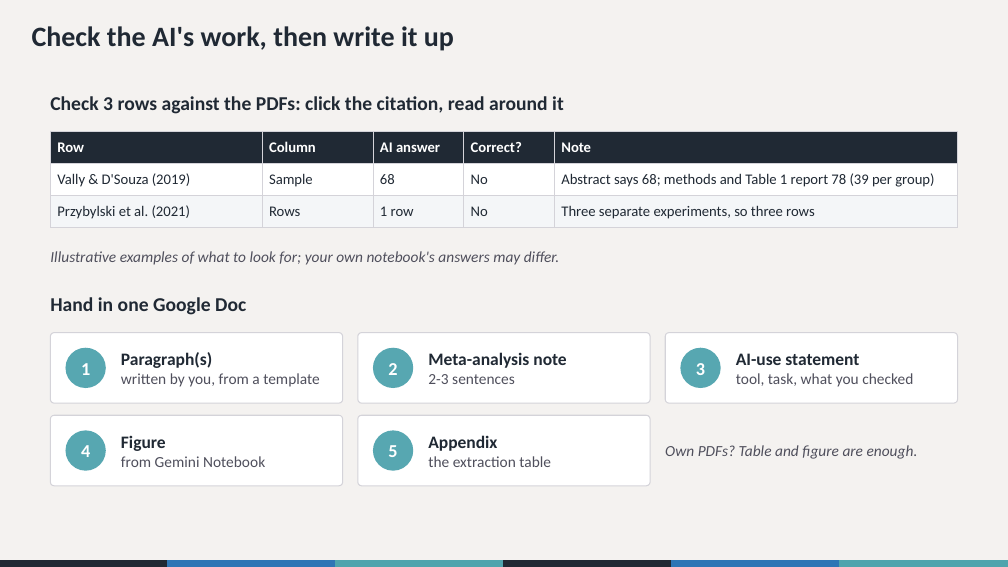
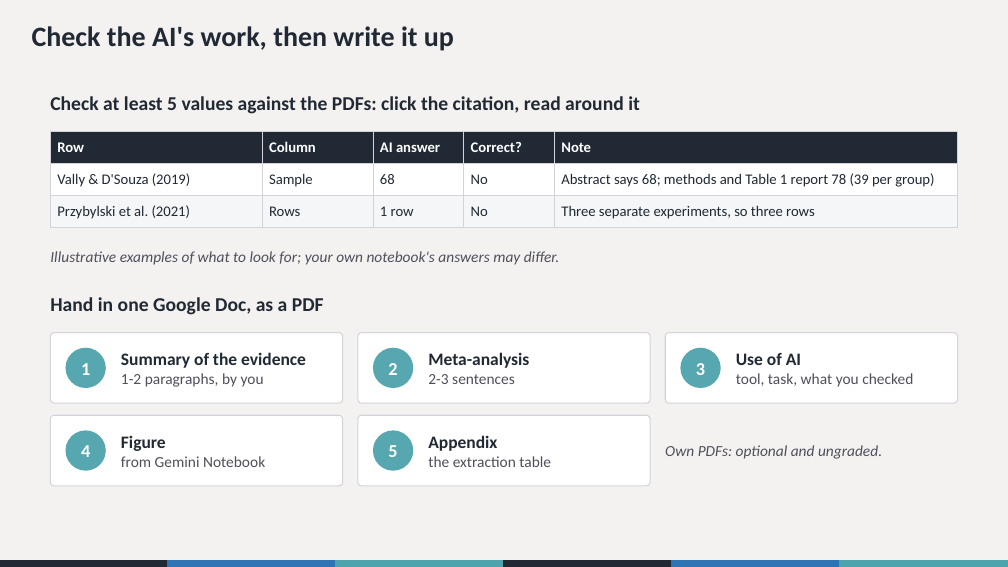
Before and after one commit to the-graph-courses/aiw_2026_t3_materials, a slide deck: slide 16 of week_03_workshop/aiw_workshop_03_slides.pptx. Drawn at 1008x567 pixels with LibreOffice and Linux fonts; fonts in the diff are those of the drawing. Boxes give left, top, right and bottom in pixels: in the first picture for what was removed or moved away, otherwise in the second. Text is boxed around its words. In the diff, an @@ line names an element or a change of style, - is before the commit and + after.

```diff
--- a/week_03_workshop/aiw_workshop_03_slides.pptx
+++ b/week_03_workshop/aiw_workshop_03_slides.pptx
@@ text at (x1=50, y1=96, x2=640, y2=114): text changed @@
-Check 3 rows against the PDFs: click the citation, read around it
+Check at least 5 values against the PDFs: click the citation, read around it
@@ text at (x1=50, y1=297, x2=324, y2=315): text changed @@
-Hand in one Google Doc
+Hand in one Google Doc, as a PDF
@@ text at (x1=121, y1=352, x2=306, y2=387): text changed; size 11 to 12.5 pt; text colour #4F4F5C to #202934; bold on @@
-Paragraph(s)
-written by you, from a template
+Summary of the evidence
+1-2 paragraphs, by you
@@ text at (x1=428, y1=352, x2=529, y2=368): text changed @@
-Meta-analysis note
+Meta-analysis
@@ text at (x1=736, y1=353, x2=801, y2=365): text changed @@
-AI-use statement
+Use of AI
@@ text at (x1=665, y1=445, x2=882, y2=459): text changed @@
-Own PDFs? Table and figure are enough.
+Own PDFs: optional and ungraded.
```
Also in this commit, not shown: 4 other slides changed, 3 other files.
